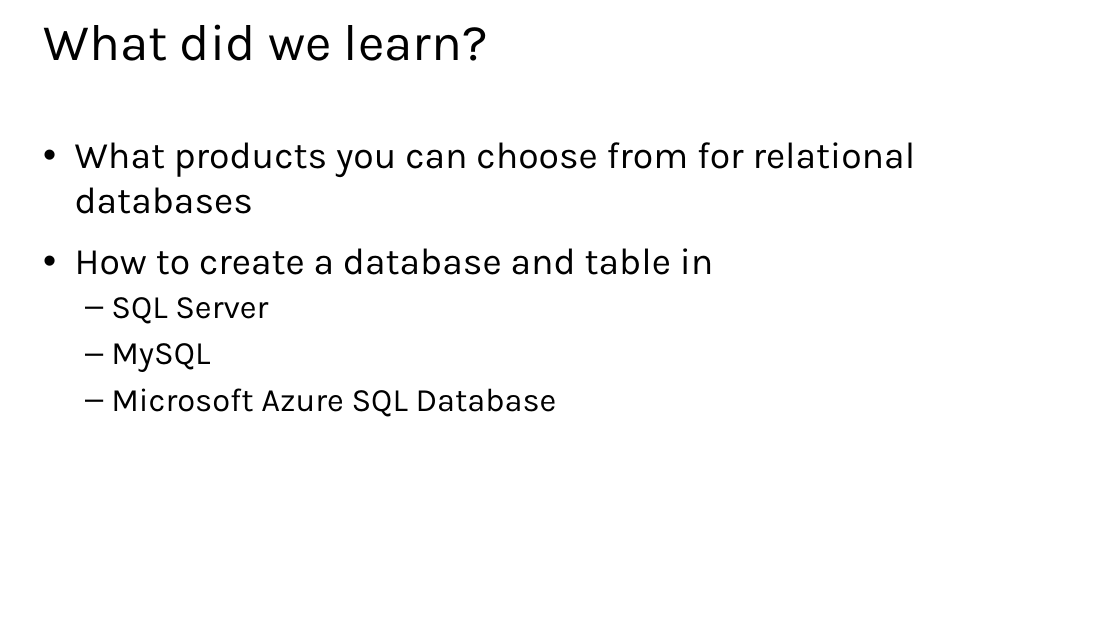
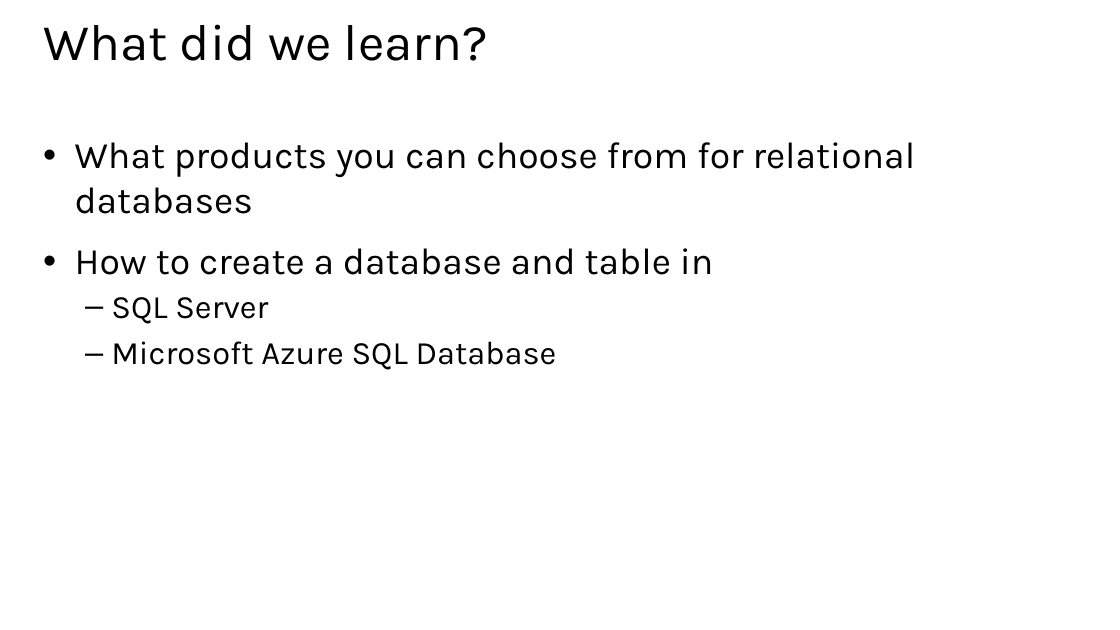
Before and after one commit to mkscala/AdvancedFlask, a slide deck: slide 43 of Slides/Module 3 - Introduction to Databases.pptx (slide 42 before the commit). Drawn at 1120x630 pixels with LibreOffice and Linux fonts; fonts in the diff are those of the drawing. Boxes give left, top, right and bottom in pixels: in the first picture for what was removed or moved away, otherwise in the second. Text is boxed around its words. In the diff, an @@ line names an element or a change of style, - is before the commit and + after.

```diff
--- a/Slides/Module 3 - Introduction to Databases.pptx
+++ b/Slides/Module 3 - Introduction to Databases.pptx
@@ text at [111, 343, 210, 372]: paragraph removed @@
-  – MySQL
```
Also in this commit, not shown: 9 other slides changed, 1 slide added.
